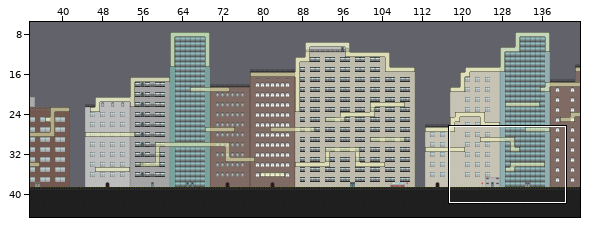
Tiled map: MagnetBoy/MagnetBoy/MagnetBoyContent/WillysMap.tmx. Above: a wide view before the commit, with the close-up outlined.
Close-up. Earlier state:
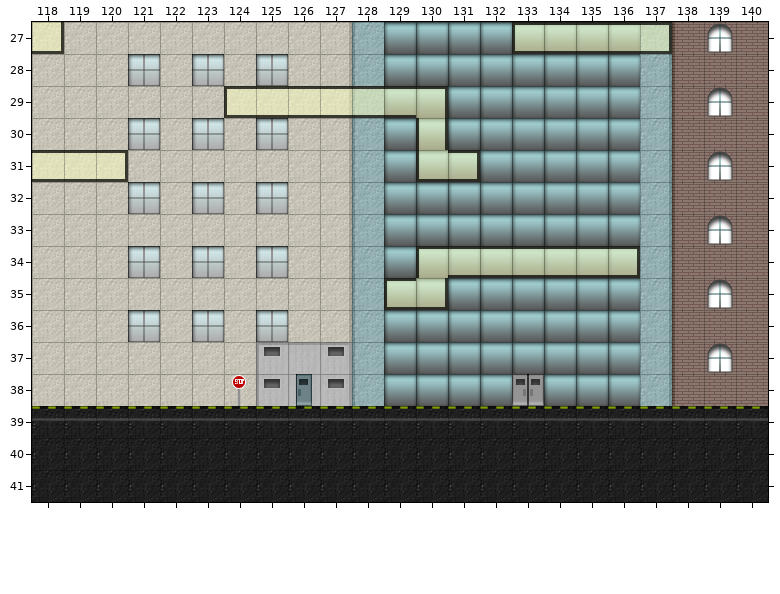
Cells are 32x32 px. Shown: x 118..140, y 27..41. The commit also changed other parts of the map, which this record leaves out.
After:
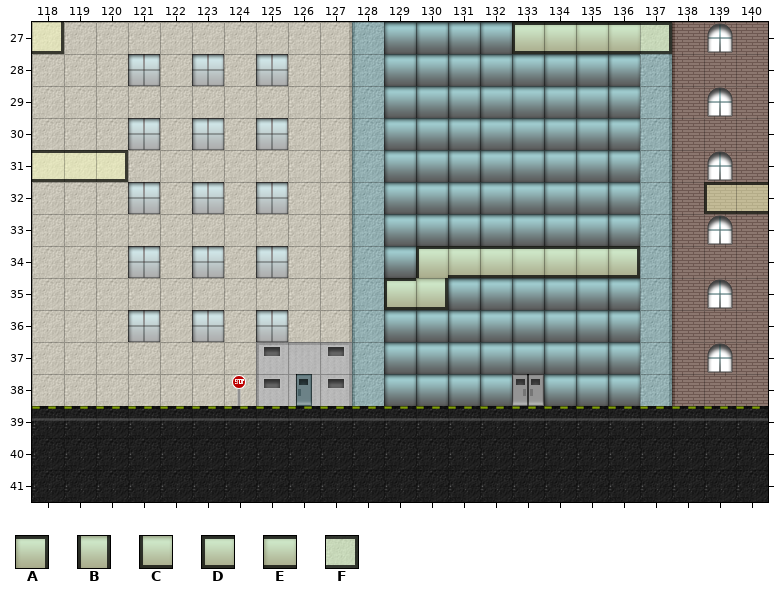
Key: from "citySolid": A 2, B 15, C 24, D 36, E 37, F 38.
_ is an empty cell.
See-through tiles are keyed as they look on the map.
What changed:
Layer "Eric":
y 29: x 124..130 DEEEEEA -> _______
y 30: x 130 B -> _
y 31: x 130..131 CF -> __
y 32: x 139..140 __ -> DE
Boxes around the changes in both close-ups, in picture pixels (x1, y1, x2, y2):
removed: (224, 86, 480, 182)
added: (704, 182, 768, 214)
